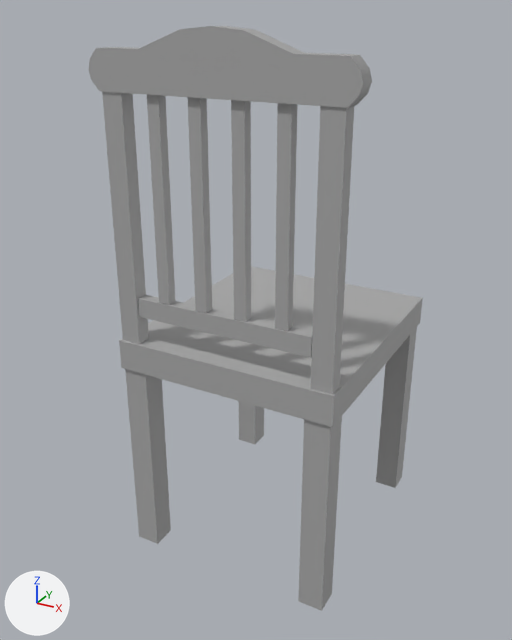
Renders of the FBX model Assets/Furniture/Chair_SM.fbx from each side of a commit.
Rendered twice from a 50 mm camera at (0.608, -1.214, 1.069) aimed at (-0.038, -0.041, 0.482). Lighting does not change. The marker at lower left points along +X, +Y and +Z. The older version comes first. Where no turn or scale is listed for an object, it has been applied to the vertices.

Objects in the first picture: 'Chair_combined'.
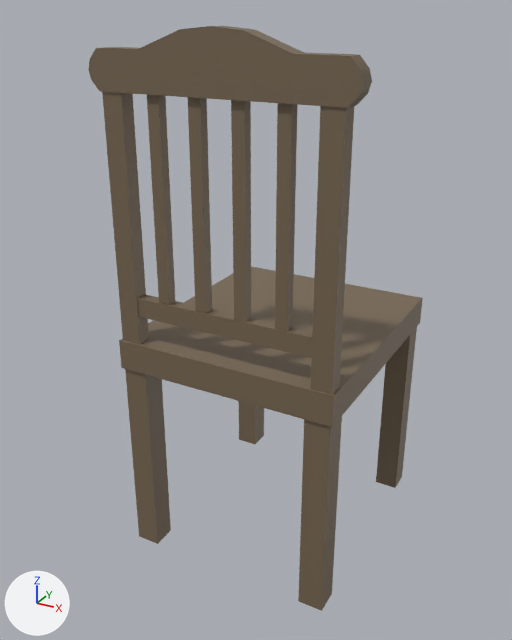
Changed parts and their boxes [x1, y1, x2, y2] in the pictures (512 x 640 px; the box of a moved part takes in the faces that stretch with it):
part 1 of me_mesh, moved or reshaped
    before: [138, 295, 313, 358]
    after: [137, 294, 313, 358]
part 2 of me_mesh, recoloured (grey to brown)
    both: [88, 26, 423, 611]

The change, as a list of edits to the scene's bpy script:
```text
Add mat_chair_mat:
    mat_chair_mat = principled_material('Chair_mat')
    mat_chair_mat.base_color = (0.186, 0.136, 0.0849)  # brown #776752
Change me_mesh:
    used by ob_chair_combined; location = (0.0, 0.0, 0.0)
    remove me_mesh.from_pydata(...)  # 186 vertices, 160 faces; spans x -0.244..0.244, y -0.25..0.25, z 0.0..1.045
    add me_mesh.from_pydata(...)  # 186 vertices, 142 faces; spans x -0.244..0.244, y -0.25..0.25, z 0.0..1.045
    me_mesh part 1
    16 faces are deleted
    4 vertices in x -0.178, y -0.242..-0.218, z 0.536..0.574 move by (-0.01, 0.0, 0.0)
    4 vertices in x 0.178, y -0.242..-0.218, z 0.536..0.574 move by (0.01, 0.0, 0.0)
    me_mesh part 2: 142 faces spanning x -0.244..0.244, y -0.25..0.25, z 0.0..1.045 switch from mat_standardsurface1 (grey #aaaaaa) to mat_chair_mat (brown #776752)
    other edits to the shape of me_mesh do not show in these pictures
```
